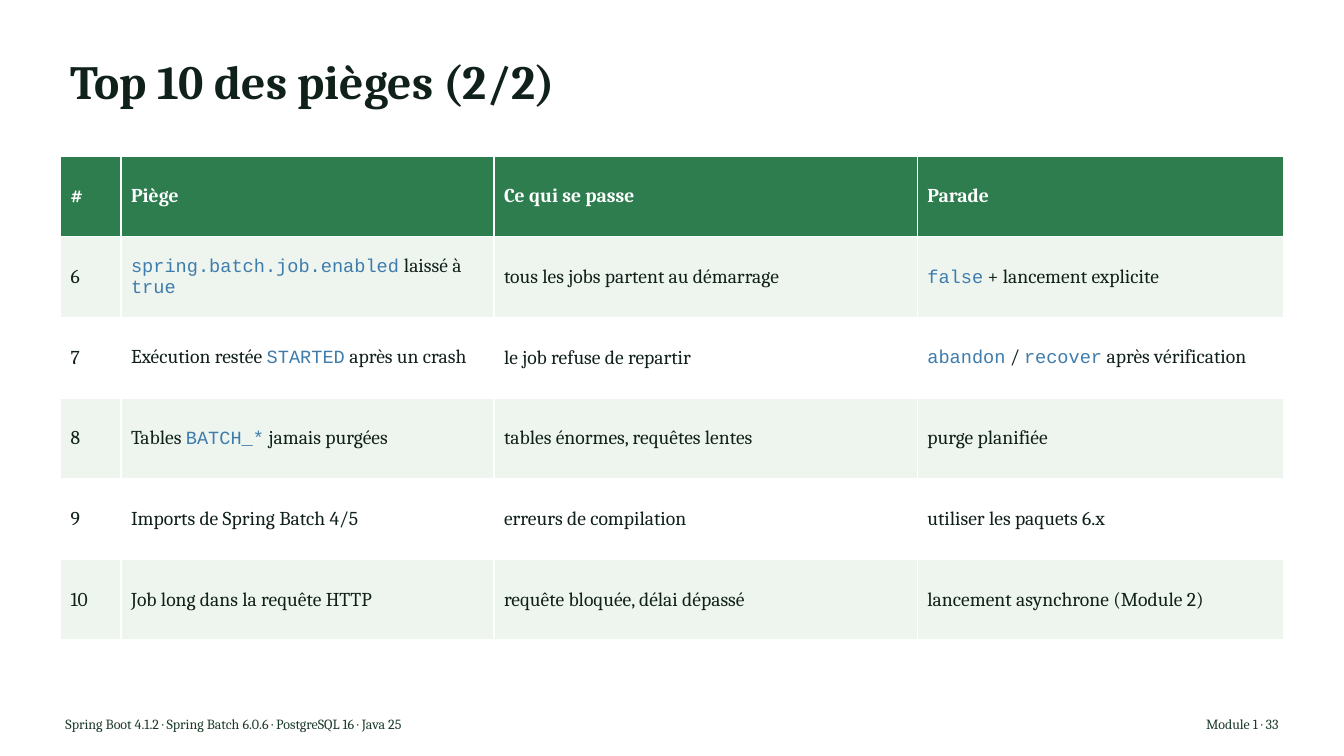
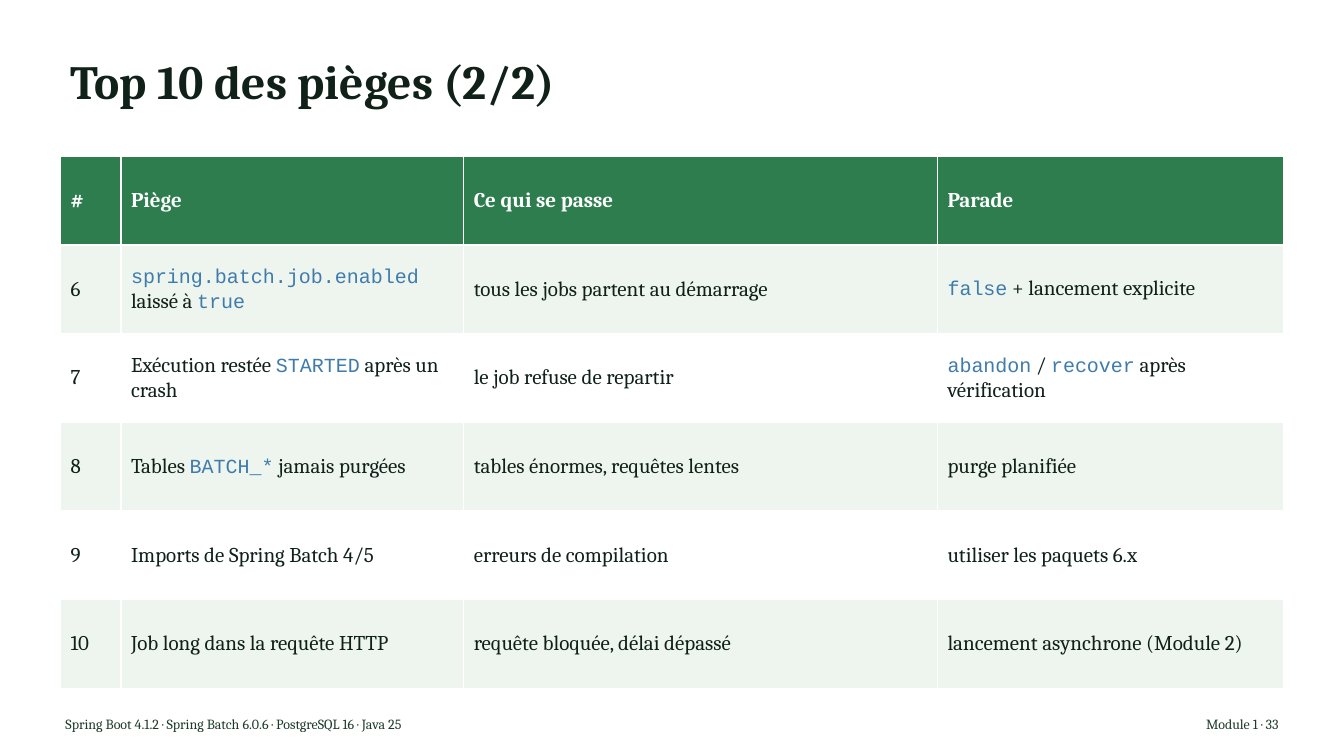
Before and after one commit to NaoufalHightech/tp-spring-batch, a slide deck: slide 30 of pptx/build/Spring_Batch_Module_1.pptx. Drawn at 1344x756 pixels with LibreOffice and Linux fonts; fonts in the diff are those of the drawing. Boxes give left, top, right and bottom in pixels: in the first picture for what was removed or moved away, otherwise in the second. Text is boxed around its words. In the diff, an @@ line names an element or a change of style, - is before the commit and + after.

```diff
--- a/pptx/build/Spring_Batch_Module_1.pptx
+++ b/pptx/build/Spring_Batch_Module_1.pptx
@@ table at bbox=[60, 156, 1284, 689] @@
@@ size 14 to 15 pt in "#", "Piège", "Ce qui se passe", "Parade" and 20 more places @@
@@ size 13.3 to 14.2 pt in "spring.batch.job.enabled true", "false", "STARTED", "abandon recover" and 1 more places @@
```
Also in this commit, not shown: 22 other slides changed, 10 other files.
